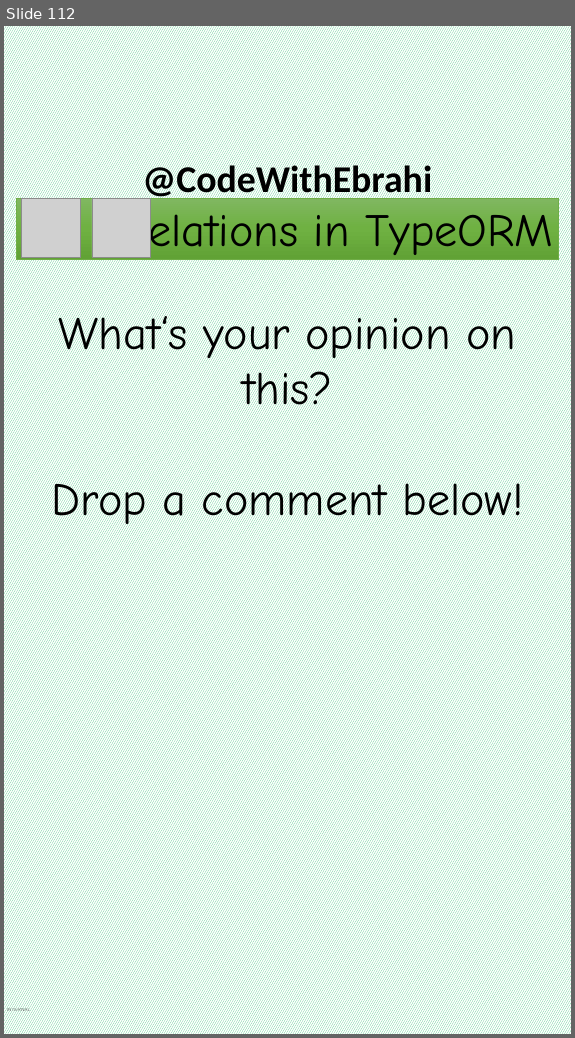
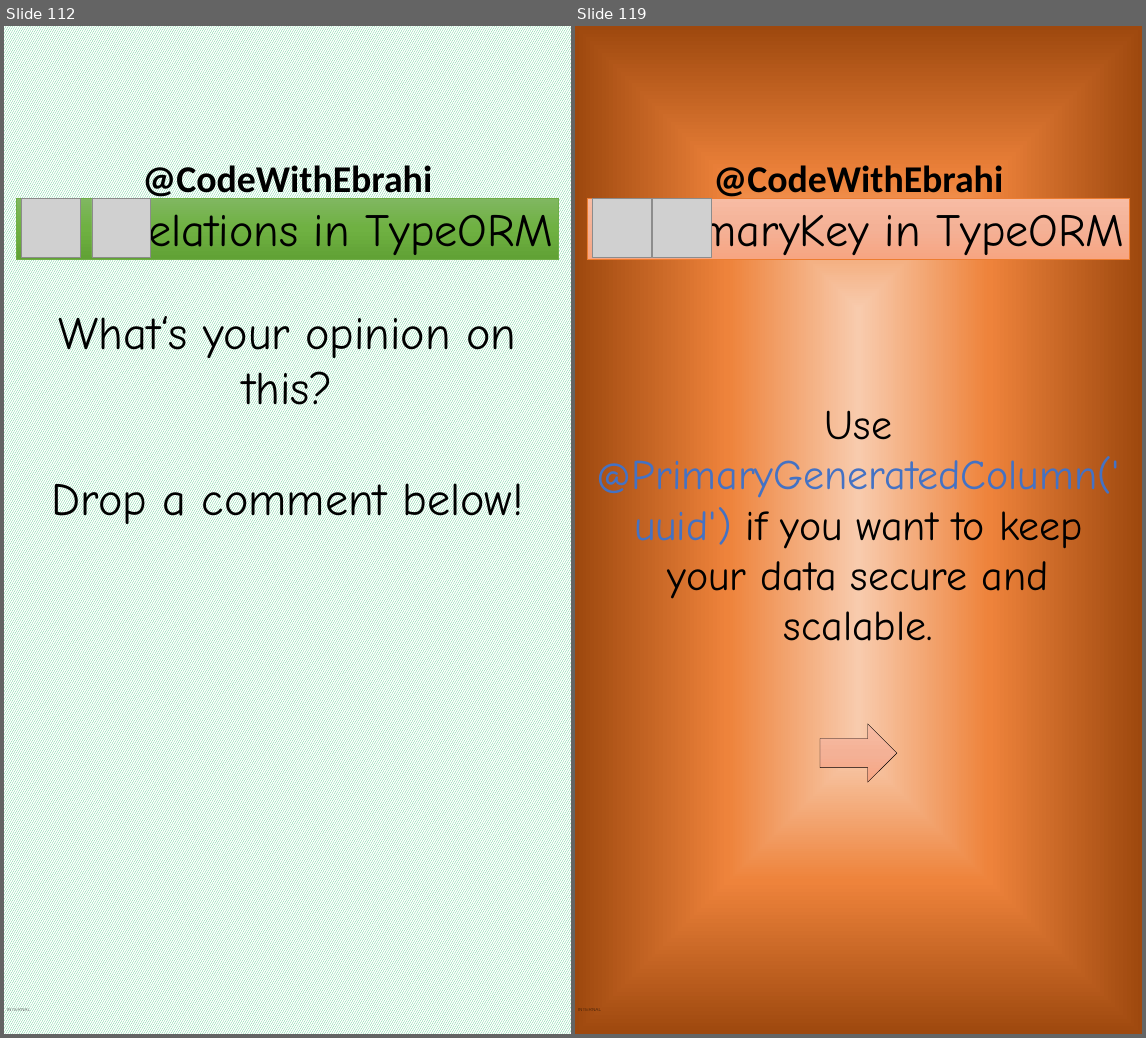
Before and after one commit to ebrahimsalehi1/python_codes, a slide deck: assets/images.pptx. Shown side by side, each under a label of ours: slide 112 before the commit, slides 112 and 119 after it; the slides between them are not shown. The pictures are 575x1038 and 1146x1038 pixels, drawn with LibreOffice and Linux fonts; fonts in the diff are those of the drawing; grey boxes stand for pictures; background and template pictures are left out. Boxes give left, top, right and bottom in pixels: in the first picture for what was removed or moved away, otherwise in the second. Text is boxed around its words. In the diff, an @@ line names an element or a change of style, - is before the commit and + after.

```diff
--- a/assets/images.pptx
+++ b/assets/images.pptx
@@ slide 119 added at (575,26,1142,1034), background gradient #F8CBAD to #EE843B to #9E480E; not listed: 2 template elements that a slide beside it also shows @@
@@ rectangle added at (587,198,1129,259), fill gradient #F7BDA5 to #F5B196 to #F8A582, outline #ED7D31 0.5 pt, 66 pt, text #000000 @@
+PrimaryKey in TypeORM
@@ picture added at (593,199,651,257) @@
@@ picture added at (653,199,711,257) @@
@@ text added at (597,410,1120,641), 60 pt, text #000000 @@
+Use @PrimaryGeneratedColumn('uuid') if you want to keep your data secure and scalable.
@@ right arrow added at (820,724,897,783), fill gradient #F7BDA5 to #F5B196 to #F8A582, outline #000000 0.5 pt @@
```
Also in this commit, not shown: 7 other slides added, 31 other files.
